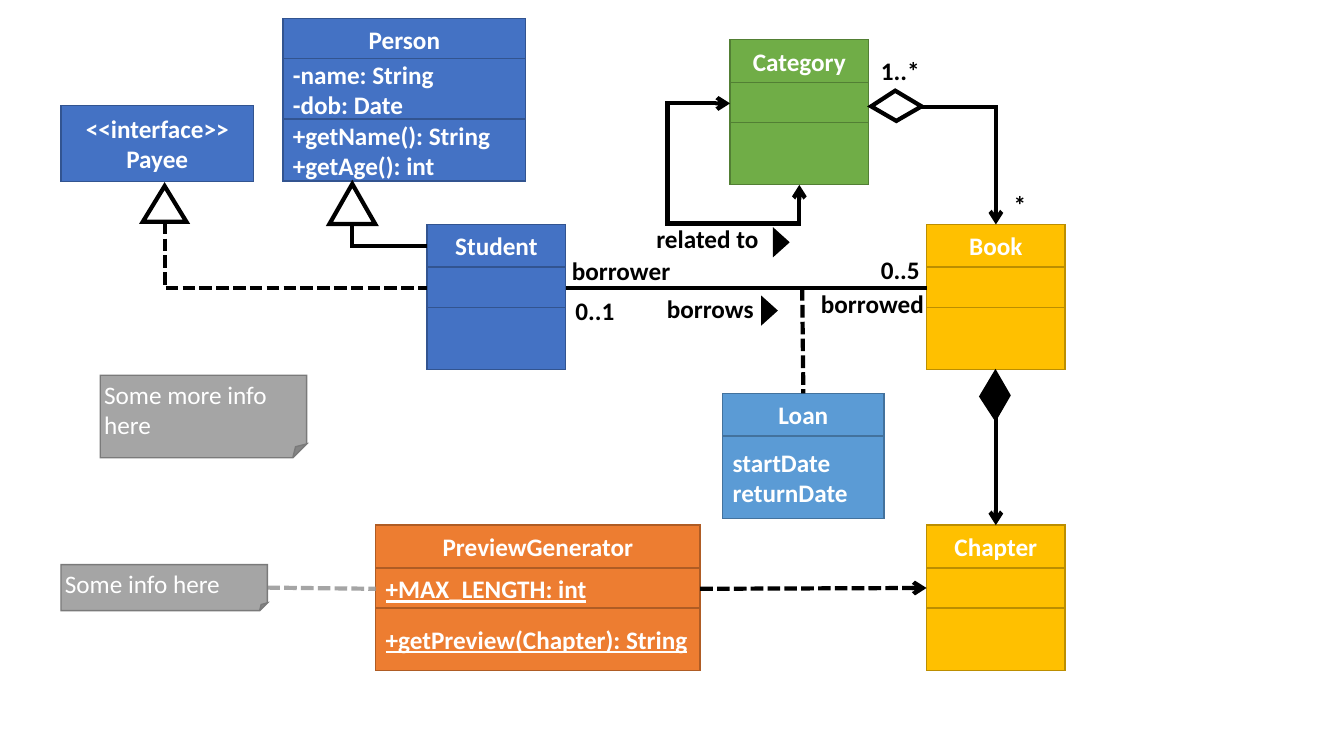
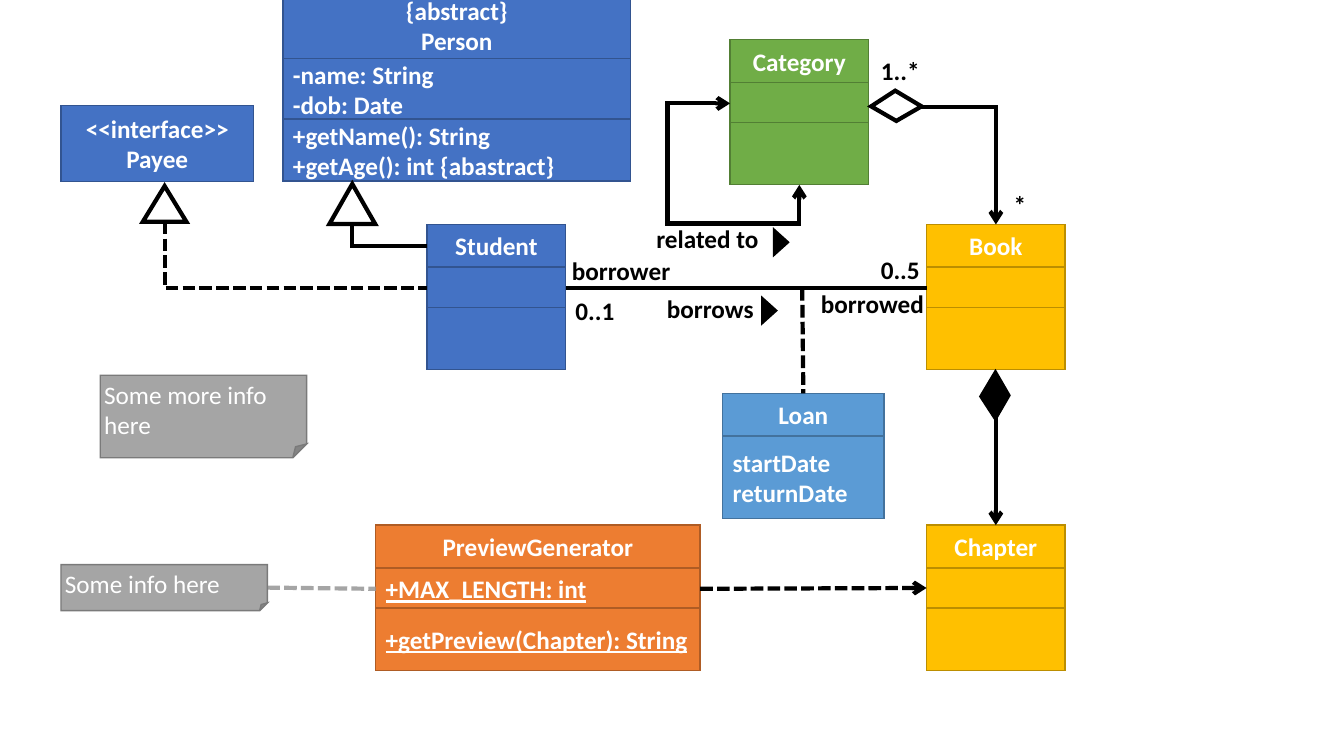
Before and after one commit to se-edu/se-book, a slide deck: slide 1 of diagrams/combined/ClassAndObjectDiagramAllNotations.pptx. Drawn at 1344x756 pixels with LibreOffice and Linux fonts; fonts in the diff are those of the drawing. Boxes give left, top, right and bottom in pixels: in the first picture for what was removed or moved away, otherwise in the second. Text is boxed around its words. In the diff, an @@ line names an element or a change of style, - is before the commit and + after.

Commit message:
combined: add {abstract} notation to exercise

```diff
--- a/diagrams/combined/ClassAndObjectDiagramAllNotations.pptx
+++ b/diagrams/combined/ClassAndObjectDiagramAllNotations.pptx
@@ rectangle "{abstract}": place and size @@
-rectangle "{abstract}" at box(283, 18, 526, 60)
+rectangle "{abstract}" at box(283, 0, 631, 60)
@@ text in rectangle at box(406, 1, 508, 24): paragraph added @@
+{abstract}
@@ rectangle "-name: String": place and size @@
-rectangle "-name: String" at box(283, 58, 526, 121)
+rectangle "-name: String" at box(283, 58, 631, 121)
@@ rectangle "+getName(): String": place and size @@
-rectangle "+getName(): String" at box(283, 119, 526, 181)
+rectangle "+getName(): String" at box(283, 119, 631, 181)
@@ text in rectangle at box(293, 156, 554, 181): text changed @@
-+getAge(): int
++getAge(): int {abastract}
```
Also in this commit, not shown: 1 other file.
